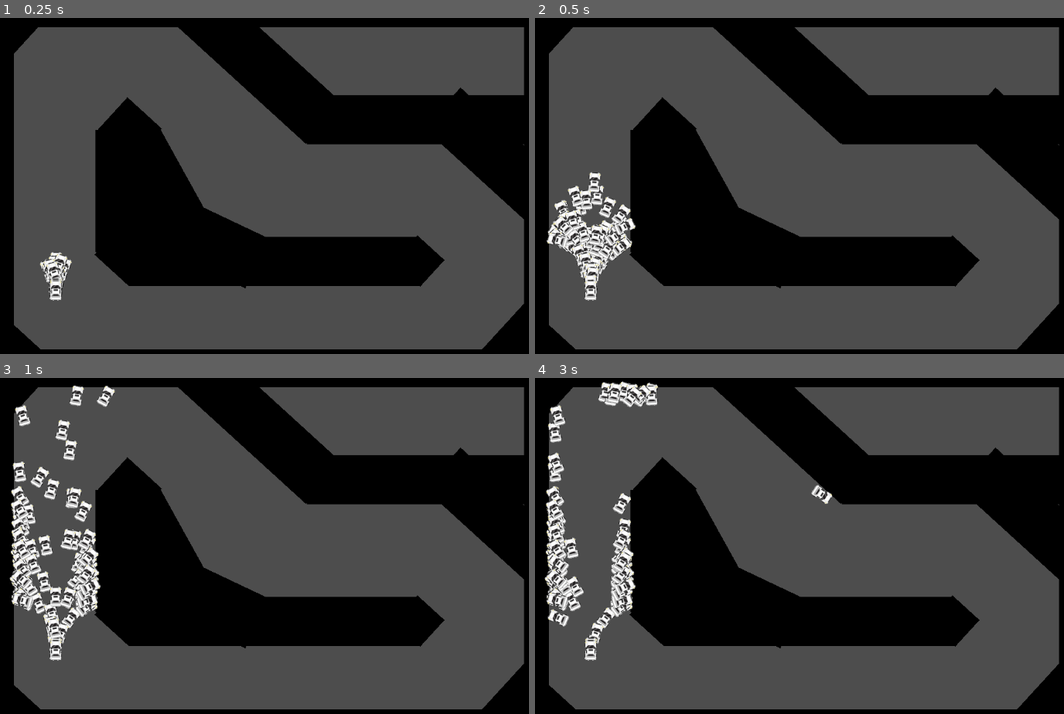
Above: before the commit, frames 1-4 (two rows, left to right).
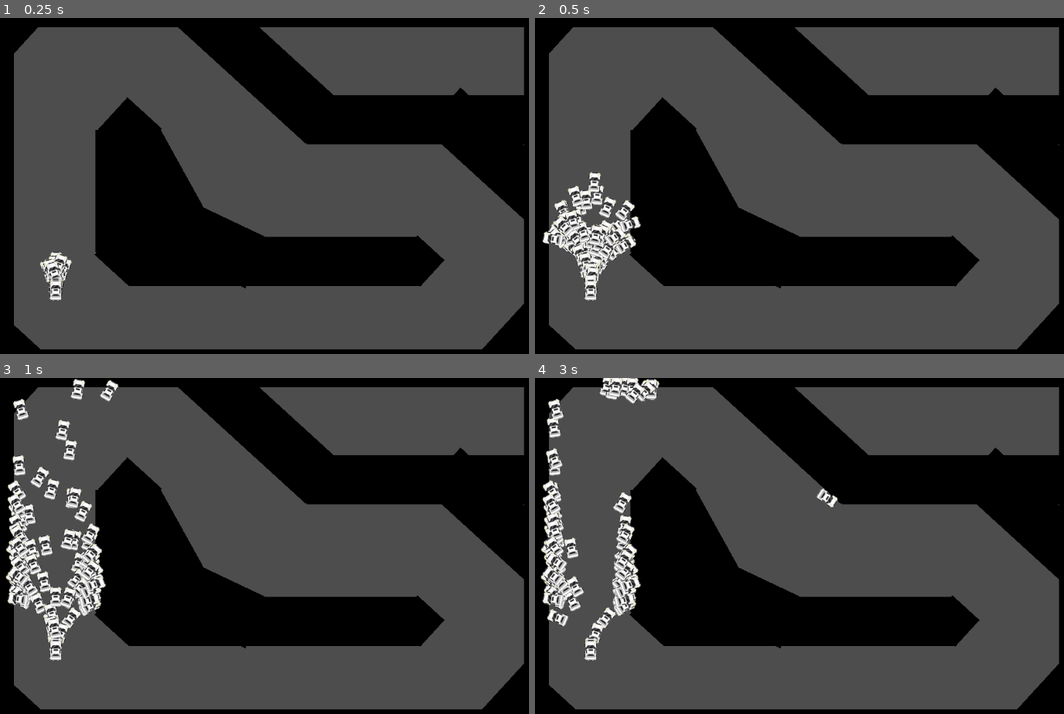
Above: after the commit, the same moments.

Repository: Eliyaan/IA_Voitures_GeneticAlgorithm
Game: Godot game, scene res://scene/main.tscn
Same seed, same stepped clock (60 frames per second), same inputs: the game is played once before the commit and once after it.
Inputs:
- Up to frame 1 (0.25 s): no input
- Up to frame 2 (0.5 s): no input
- Up to frame 3 (1 s): no input
- Up to frame 4 (3 s): no input

Frame 1 is identical in both runs. In frame 2, 0.5% of the frame differs, in the area x 1-21%, y 54-72%; in frame 3, 2.6%; in frame 4, 3.7%, in the area x 1-58%, y 0-75%.

Commit message:
very nice perfs :D

Diff:
--- a/codes/main.gd
+++ b/codes/main.gd
@@ -2,8 +2,9 @@
 @export var voitures : PackedScene
 var steps = 0
 var nb_voitures = 200
-var div = 10
+var nb_offsprings = 10
 var running = false
+var sim_steps = 300
 var muta = 0.5
 
 # Called when the node enters the scene tree for the first time.
@@ -14,33 +15,39 @@
 	running = true
 
 # Called every frame. 'delta' is the elapsed time since the previous frame.
-func _physics_process(delta):
+func _process(delta):
 	if running:
 		steps += 1
-	if steps > 600:
+	if steps == sim_steps - 1:
+		var vec = Vector2(-400, 200)
+		var null_vec = Vector2(0, 0)
+		var sorted_array = $Voitures.get_children()
+		for voiture in sorted_array:
+			voiture.alive = false
+			voiture.rotation_degrees = 0
+			voiture.deplac = null_vec
+			voiture.show()
+			voiture.position = vec
+	elif steps == sim_steps:
 		reset_sim()
+	elif steps == sim_steps + 1:
+		var sorted_array = $Voitures.get_children()
+		for voiture in sorted_array:
+			if voiture.deplac != Vector2(0, 0):
+				print(voiture.position)
+			voiture.alive = true
+		steps = 0
 
 func reset_sim():  #
 	var sorted_array = $Voitures.get_children()
 	sorted_array.sort_custom(custom_sort)  # trier de la meilleure à la pire
-	var vec = Vector2(-400, 200)
-	var null_vec = Vector2(0, 0)
-	for nb in range(div):
+	for nb in range(nb_offsprings):
 		var voiture = sorted_array[nb]
-		voiture.position = vec # reset les voitures sélectionnées
-		voiture.rotation_degrees = 0
-		voiture.alive = true
-		voiture.deplac = null_vec
 		voiture.points = 0
-		for f in range(nb_voitures/div-1):
-			var car = sorted_array[(nb+1)*div+f-(1*nb)]
-			car.position = vec
-			car.rotation_degrees = 0
-			car.alive = true
-			car.deplac = null_vec
+		for f in range(nb_voitures/nb_offsprings-1):
+			var car = sorted_array[nb*(nb_voitures/nb_offsprings)+f-nb+nb_offsprings]
+			car.nn = voiture.nn.duplicate(true)
 			car.points = 0
-			car.nn = voiture.nn.duplicate(true)
-			car.show()
 			#Weights
 			for i in range(car.nn["weights_list"].size()):
 				for j in range(car.nn["weights_list"][i].size()):
@@ -50,7 +57,6 @@
 			for i in range(car.nn["layers_list"].size()):
 				for j in range(car.nn["layers_list"][i][0].size()):
 					car.nn["layers_list"][i][0][j] += randf_range(-muta, muta)
-	steps = 0
 
 func custom_sort(a: Node2D, b: Node2D): #high = first
 	return a.points > b.points
--- a/codes/voiture.gd
+++ b/codes/voiture.gd
@@ -90,7 +90,7 @@
 			nn_array.append(0)
 	return nn_array
 
-func _physics_process(delta):
+func _process(delta):
 	if alive and get_parent().get_parent().running:
 		var nn_array = raycast()
 		nn_array.append(deplac.y)
Not shown: 1 places in scene/voiture.tscn that only renumber resources
